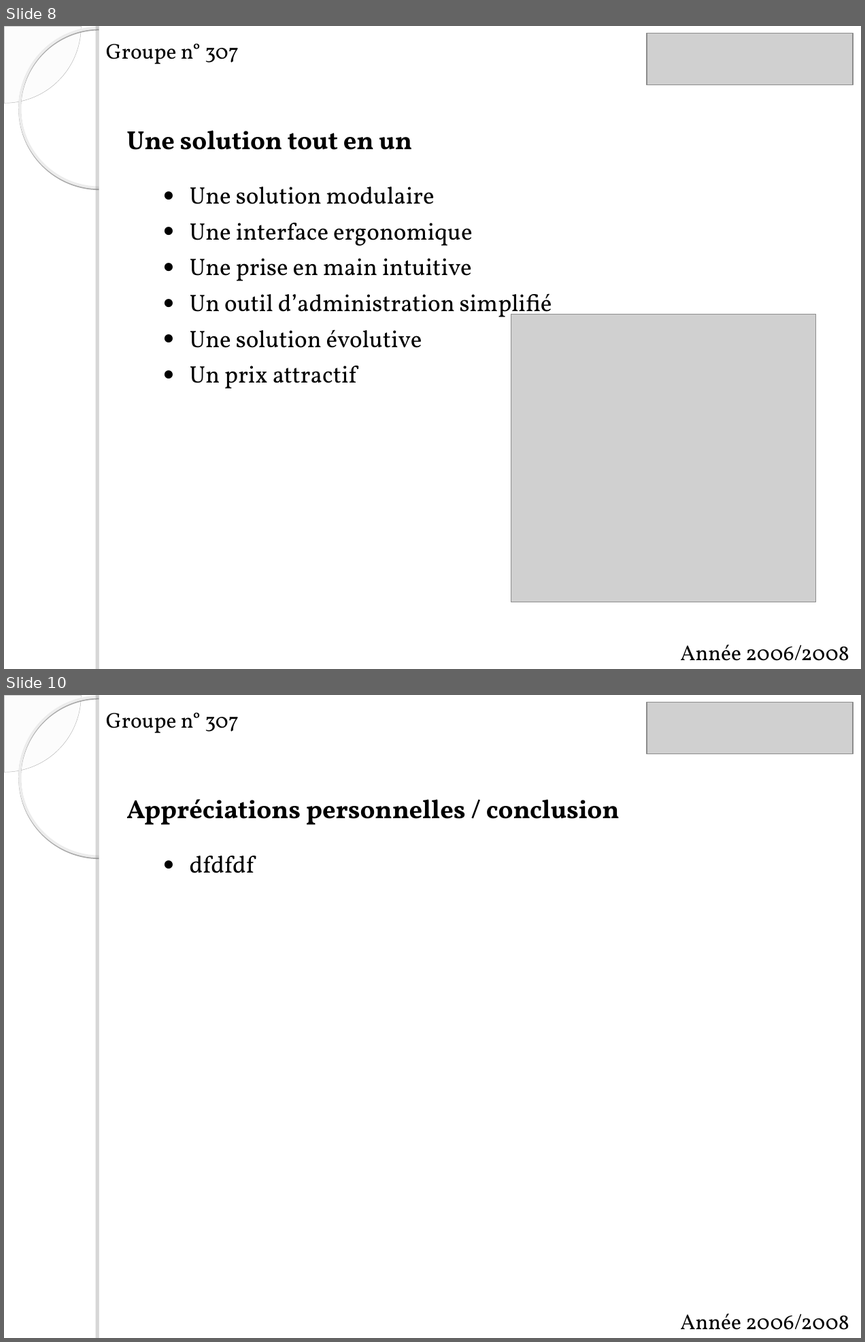
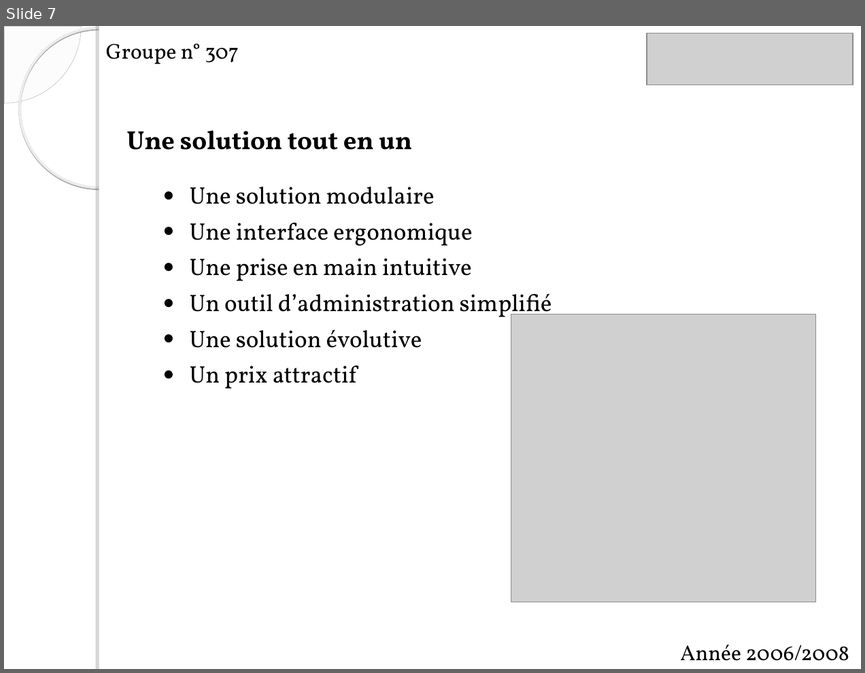
Before and after one commit to itsChris/abyss-project, a slide deck: ABYSS/doc/soutenance skar.ppt. Shown one above the other, each under a label of ours: slides 8 and 10 before the commit, slide 7 after it; the slides between them are not shown. The pictures are 865x1342 and 865x673 pixels, drawn with LibreOffice and Linux fonts; fonts in the diff are those of the drawing; grey boxes stand for pictures; background and template pictures are left out. Boxes give left, top, right and bottom in pixels: in the first picture for what was removed or moved away, otherwise in the second. Text is boxed around its words. In the diff, an @@ line names an element or a change of style, - is before the commit and + after.

```diff
--- a/ABYSS/doc/soutenance skar.ppt
+++ b/ABYSS/doc/soutenance skar.ppt
@@ slide 10 removed at box(4, 695, 861, 1338), background picture (left out); not listed: 4 template elements that a slide beside it also shows @@
@@ text removed at box(106, 713, 239, 733) @@
-Groupe n° 307
@@ picture removed at box(647, 702, 852, 754) @@
@@ text removed at box(126, 799, 619, 825) @@
-Appréciations personnelles / conclusion
@@ text removed at box(190, 855, 254, 873) @@
-● dfdfdf
@@ text removed at box(680, 1313, 849, 1329) @@
-Année 2006/2008
@@ what was slide 8 is now slide 7 @@
```
Also in this commit, not shown: 2 slides changed, 2 other slides removed.
